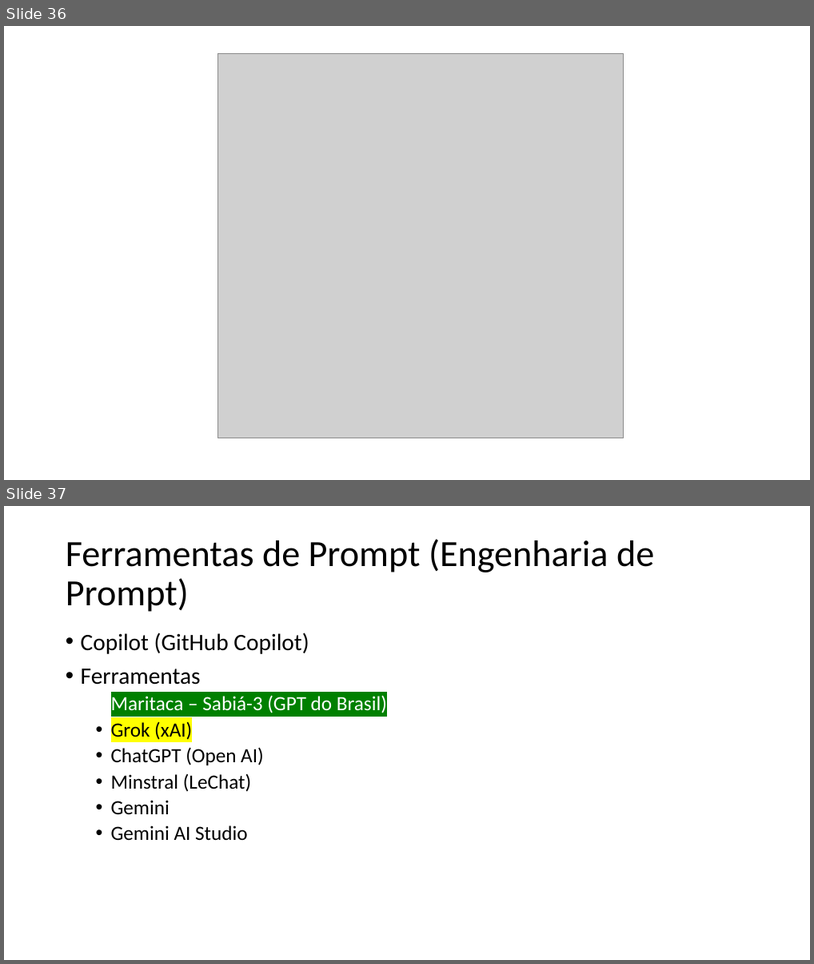
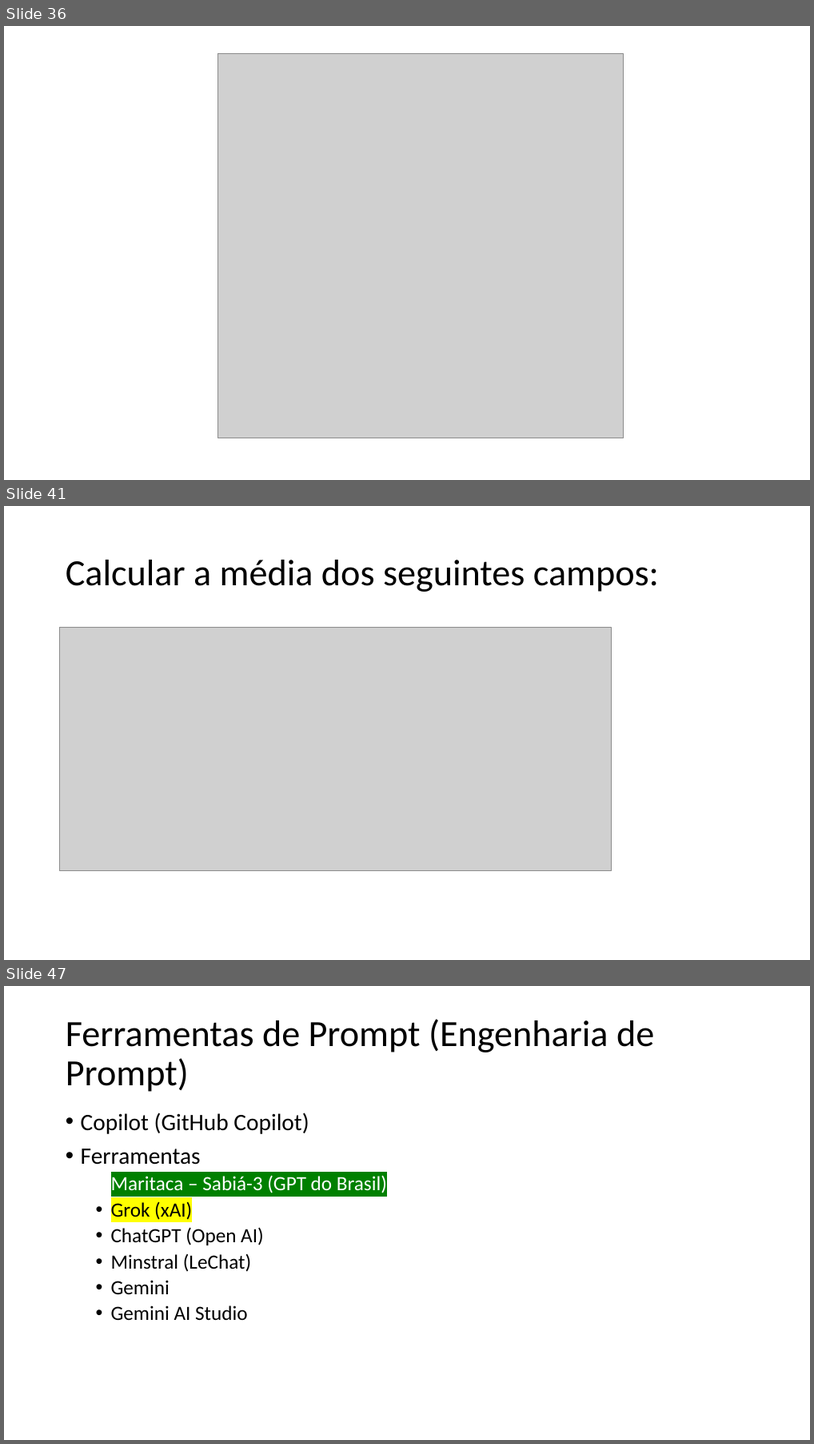
Before and after one commit to romulodf-cesar/etl_senso2015, a slide deck: Git e GitHub.pptx. Shown one above the other, each under a label of ours: slides 36 and 37 before the commit, slides 36, 41 and 47 after it; the slides between them are not shown. The pictures are 814x964 and 814x1444 pixels, drawn with LibreOffice and Linux fonts; fonts in the diff are those of the drawing; grey boxes stand for pictures. Boxes give left, top, right and bottom in pixels: in the first picture for what was removed or moved away, otherwise in the second. Text is boxed around its words. In the diff, an @@ line names an element or a change of style, - is before the commit and + after.

```diff
--- a/Git e GitHub.pptx
+++ b/Git e GitHub.pptx
@@ slide 41 added at box(4, 506, 810, 960), background #FFFFFF @@
@@ title added at box(66, 560, 659, 592), 44 pt, text #000000 @@
+Calcular a média dos seguintes campos:
@@ picture added at box(60, 627, 611, 871) @@
@@ what was slide 37 is now slide 47 @@
```
Also in this commit, not shown: 9 other slides added, 1 other file.
